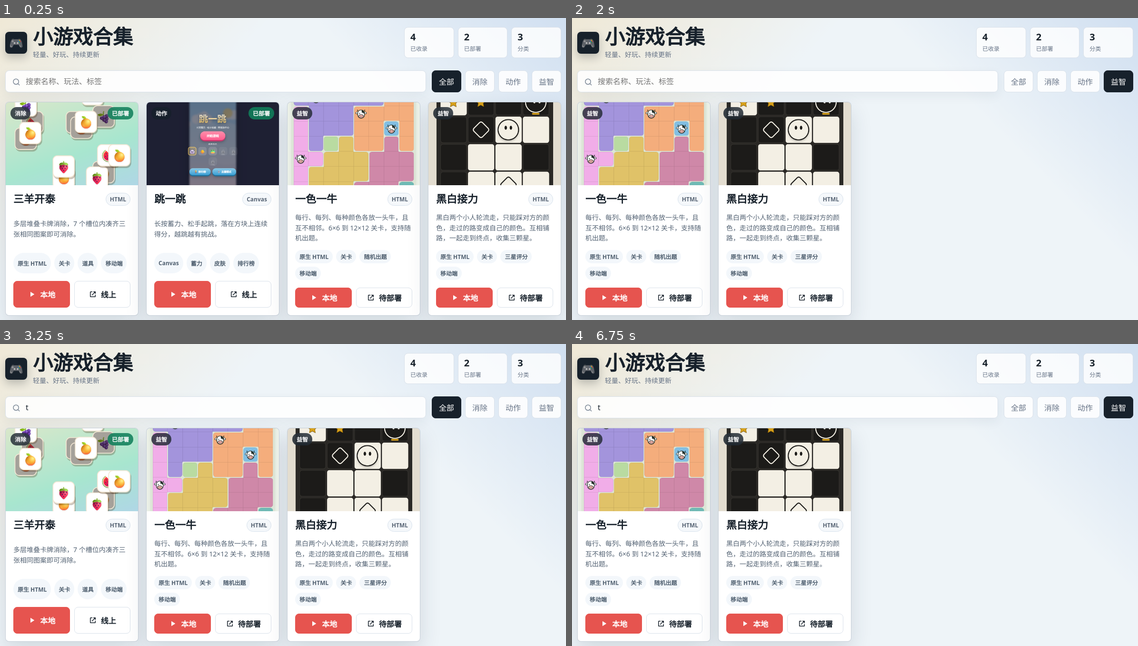
Above: before the commit, frames 1-4 (two rows, left to right).
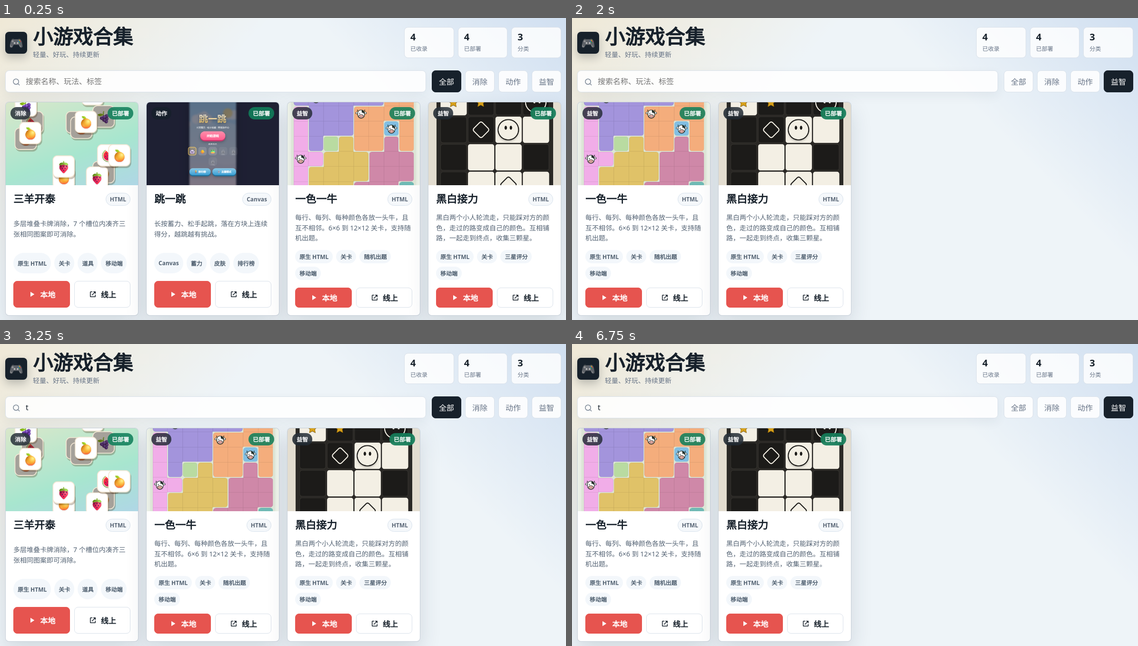
Above: after the commit, the same moments.

Repository: MayBe112358/mini-games-collection
Game: browser game, page index.html
Two runs of this game, one before a commit and one after it. Both use one fixed random seed, a clock stepped at 60 frames per second and the inputs below.
Inputs (mouse positions are in pixels of both pictures, inside the frame that each line leads up to):
- Up to frame 1 (0.25 s): no input
- Up to frame 2 (2 s): click "动作" at 1.27 s; click "益智" at 1.87 s
- Up to frame 3 (3.25 s): click (215, 407) at 2.47 s; type "t" at 2.47 s; tap Enter at 2.5 s; click "全部" at 3.07 s
- Up to frame 4 (6.75 s): click "消除" at 3.67 s; click (1070, 407) at 4.27 s; click (787, 407) at 4.87 s; type "r" at 4.87 s; tap Enter at 4.9, 5.5 s; click (787, 407) at 5.47 s; type "t" at 5.47 s; click (1070, 407) at 6.07 s; click "益智" at 6.67 s

The runs differ from the first frame. In frame 1, 0.6% of the frame differs, in the area x 65-99%, y 5-95%; in frame 2, 0.6%; in frame 3, 0.6%; in frame 4, 0.6%.

Commit message:
Add live links for 一色一牛 and 黑白接力
Co-Authored-By: Claude Opus 5.5 <noreply@anthropic.com>
Claude-Session: https://claude.ai/code/session_017bLMUZbscWmRWy1yzhnuJ2

Diff:
--- a/games.js
+++ b/games.js
@@ -32,6 +32,7 @@
     version: "HTML",
     emoji: "🐮",
     localUrl: "./一色一牛/index.html",
+    liveUrl: "https://maybe112358.github.io/mini-games-collection/%E4%B8%80%E8%89%B2%E4%B8%80%E7%89%9B/",
     thumbnail: "./assets/thumbs/yi-se-yi-niu.png"
   },
   {
@@ -43,6 +44,7 @@
     version: "HTML",
     emoji: "☯️",
     localUrl: "./黑白接力/index.html",
+    liveUrl: "https://maybe112358.github.io/mini-games-collection/%E9%BB%91%E7%99%BD%E6%8E%A5%E5%8A%9B/",
     thumbnail: "./assets/thumbs/hei-bai-jie-li.png"
   }
 ];
